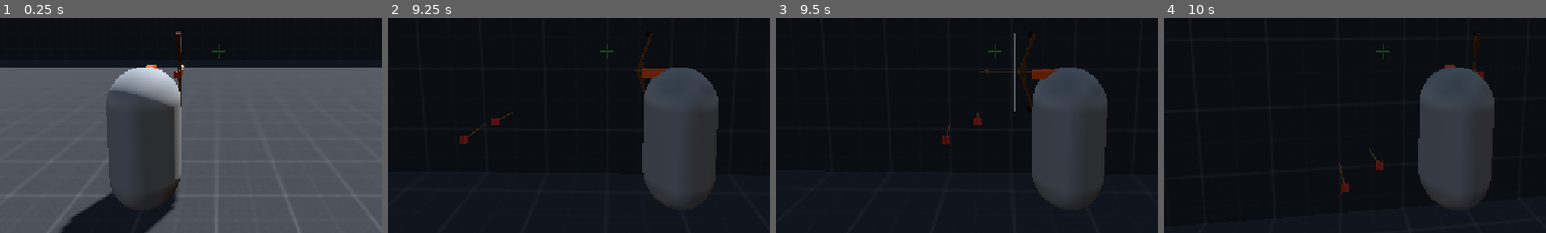
Above: before the commit, frames 1-4 (left to right).
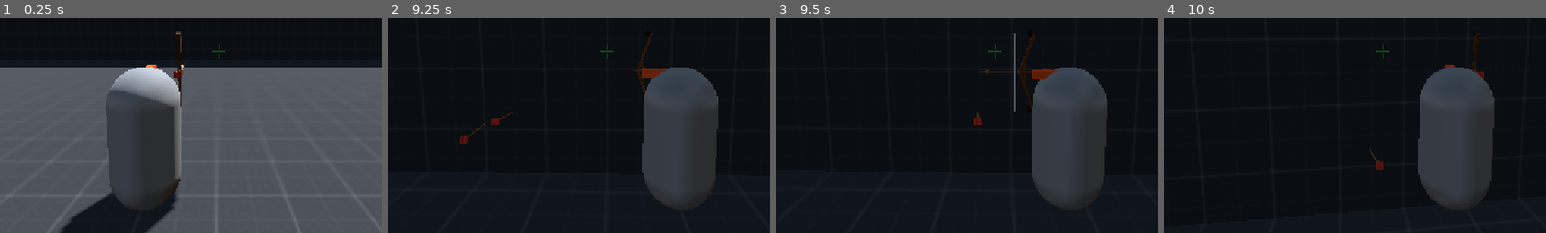
Above: after the commit, the same moments.

Repository: alavanzasp-code/IJStudio
Game: Godot game, scene res://Test Area (World)/test_area.tscn
Same seed, same stepped clock (60 frames per second), same inputs: the game is played once before the commit and once after it.
Inputs (mouse positions are % of the whole screen's width and height, from its top left):
- Up to frame 1 (0.25 s): no input
- Up to frame 2 (9.25 s): tap Enter at 0.5, 6.5 s; move the mouse to (55, 50) at 0.52 s; press the mouse at (55, 50) at 0.53 s; hold W (up) 0.53-5.78 s; tap Space (jump) at 0.77, 1.52, 3.02, 3.77, 4.52, 5.75, 6.02, 6.77, 7.52, 8.75, 9.02 s; move the mouse to (45, 50) at 1.27 s; release the mouse at (45, 50) at 1.28 s; right-click (45, 50) at 1.35 s; click (45, 50) at 1.55 s; move the mouse to (52, 48) at 2.02 s; press the mouse at (52, 48) at 2.03 s; tap F (grapple) at 2.1, 7.35 s; move the mouse to (49, 52) at 2.77 s; release the mouse at (49, 52) at 2.78 s; click (49, 52) at 2.85 s; move the mouse to (57, 51) at 3.52 s; press the mouse at (57, 51) at 3.53 s; tap Ctrl (slide) at 3.6, 8.85 s; move the mouse to (42, 49) at 4.27 s; release the mouse at (42, 49) at 4.28 s; tap Shift (sprint) at 4.35 s; click (42, 49) at 4.55 s; move the mouse to (51, 50) at 5.02 s; hold C (switch-view) 5.03-5.78 s; click (51, 50) at 5.3 s; move the mouse to (46, 48) at 5.77 s; hold D (right) 5.78-6.53 s; click (46, 48) at 5.85 s; move the mouse to (55, 50) at 6.52 s; hold Right mouse button (aim) 6.53-7.28 s; hold W (up) 6.53-8.78 s; click (55, 50) at 6.8 s; move the mouse to (45, 50) at 7.27 s; click (45, 50) at 7.55 s; move the mouse to (52, 48) at 8.02 s; press the mouse at (52, 48) at 8.03 s; move the mouse to (49, 52) at 8.77 s; release the mouse at (49, 52) at 8.78 s; hold A (left) from 8.78 s (still down); click (49, 52) at 9.05 s
- Up to frame 3 (9.5 s): keep holding A (left)
- Up to frame 4 (10 s): tap Enter at 9.5 s; move the mouse to (57, 51) at 9.52 s; release A (left) at 9.53 s; hold W (up) from 9.53 s (still down); hold Shift (sprint) from 9.53 s (still down); tap Space (jump) at 9.77 s; click (57, 51) at 9.8 s
The pictures show only the part of the screen within x 21-71%, y 42-92%; the shares and areas given below are measured in that part.

Frames 1-2 are identical in both runs. In frame 3, 0.1% of the frame differs, in the area x 43-46%, y 48-60%; in frame 4, 0.1%, in the area x 45-49%, y 67-82%.

Commit message:
arrow combat: swept-hit tracking, impact damage, and stick-embed

Diff:
--- a/Weapons/arrow_(test).gd
+++ b/Weapons/arrow_(test).gd
@@ -3,8 +3,16 @@
 
 @export var lifetime := 20.0
 @export var arrow_gravity := 0.4
+@export var damage_scale := 1.0
+@export var stuck_lifetime := 8.0
 
 var _frozen := false
+var _first_frame := true
+var _prev_position := Vector3.ZERO
+var _sweep_shape: CapsuleShape3D
+var _source: Node3D = null
+var _impact_basis := Basis.IDENTITY
+var _impact_pose_set := false
 
 
 func _ready() -> void:
@@ -32,6 +40,10 @@
 	add_child(model)
 	build_arrow_mesh(model)
 	_autofree()
+
+
+func set_source(body: Node3D) -> void:
+	_source = body
 
 
 static func build_arrow_mesh(parent: Node3D) -> void:
@@ -79,7 +91,12 @@
 
 func _integrate_forces(state: PhysicsDirectBodyState3D) -> void:
 	if _frozen:
-		return
+		if _impact_pose_set and not state.transform.basis.is_equal_approx(_impact_basis):
+			var tf := state.transform
+			tf.basis = _impact_basis
+			state.transform = tf
+		return
+
 	var vel := state.linear_velocity
 	if vel.length_squared() < 4.0:
 		return
@@ -92,18 +109,109 @@
 	state.transform = t
 
 
+func _physics_process(_delta: float) -> void:
+	if _frozen:
+		if _impact_pose_set and not global_transform.basis.is_equal_approx(_impact_basis):
+			var tf := global_transform
+			tf.basis = _impact_basis
+			global_transform = tf
+		return
+	var current := global_position
+	if _first_frame:
+		# Defer seeding until the first physics process: _ready runs during
+		# add_child, before the shooter applies the spawn transform, so the
+		# previous position would wrongly be the scene origin. Sweeping a long
+		# phantom segment from the origin to the spawn point would hit the
+		# world (floor/walls) and freeze arrows mid-air beside the player.
+		_first_frame = false
+		_prev_position = current
+		return
+	if _prev_position.distance_squared_to(current) > 0.0004:
+		# Sweep the full segment travelled since the last frame so a fast-moving
+		# target (flying/moving dummies) can never slip through a between-frame
+		# gap that discrete/CCD contact would miss.
+		_sweep_hit(_prev_position, current)
+	_prev_position = current
+
+
+func _sweep_hit(from: Vector3, to: Vector3) -> void:
+	var space := get_world_3d().direct_space_state
+	if space == null:
+		return
+	var segment := to - from
+	if segment.length() < 0.01:
+		return
+	if _sweep_shape == null:
+		_sweep_shape = CapsuleShape3D.new()
+		_sweep_shape.radius = 0.05
+	var dir := segment.normalized()
+	_sweep_shape.height = segment.length() + 0.2
+	var up := Vector3.UP
+	if absf(dir.dot(Vector3.UP)) > 0.99:
+		up = Vector3.RIGHT
+	var z_axis := up.cross(dir).normalized()
+	var x_axis := dir.cross(z_axis).normalized()
+
+	var params := PhysicsShapeQueryParameters3D.new()
+	params.shape = _sweep_shape
+	params.transform = Transform3D(Basis(x_axis, dir, z_axis), (from + to) * 0.5)
+	params.collision_mask = 1
+	var exclude := [get_rid()]
+	if _source is PhysicsBody3D:
+		exclude.append((_source as PhysicsBody3D).get_rid())
+	params.exclude = exclude
+
+	var results := space.intersect_shape(params, 1)
+	if results.is_empty():
+		return
+	_handle_impact(results[0].get("collider") as Node)
+
+
 func _on_body_entered(body: Node) -> void:
-	if _frozen:
-		return
-	if body is Arrow:
+	_handle_impact(body)
+
+
+func _handle_impact(body: Node) -> void:
+	if _frozen or body == null:
+		return
+	if body is Arrow or body == _source:
 		return
 	_frozen = true
+	_impact_basis = global_transform.basis
+	_impact_pose_set = true
+	physics_interpolation_mode = Node3D.PHYSICS_INTERPOLATION_MODE_OFF
+
+	var impact_dir := -global_transform.basis.z
+	if linear_velocity.length_squared() > 1.0:
+		impact_dir = linear_velocity.normalized()
+	var impact_speed := linear_velocity.length()
+
+	# On stick: stop acting as a solid obstacle, embed into the victim so it
+	# rides along (moving dummies are no longer blocked), and despawn after a
+	# short stuck lifetime instead of lingering forever.
 	freeze = true
 	linear_velocity = Vector3.ZERO
 	angular_velocity = Vector3.ZERO
+	collision_layer = 0
+	collision_mask = 0
+	_deferred_attach.call_deferred(body)
+	_autofree()
+
+	if body.has_method("take_damage"):
+		body.take_damage(roundi(impact_speed * damage_scale), impact_dir, global_position)
+
+
+func _deferred_attach(body: Node) -> void:
+	var target := body as Node3D
+	if target == null or is_queued_for_deletion() or not is_inside_tree():
+		return
+	reparent(target)
 
 
 func _autofree() -> void:
-	await get_tree().create_timer(lifetime).timeout
-	if not _frozen:
+	var despawn_time := lifetime
+	if _frozen:
+		despawn_time = stuck_lifetime
+	await get_tree().create_timer(despawn_time).timeout
+	if is_inside_tree() and not is_queued_for_deletion():
 		queue_free()
